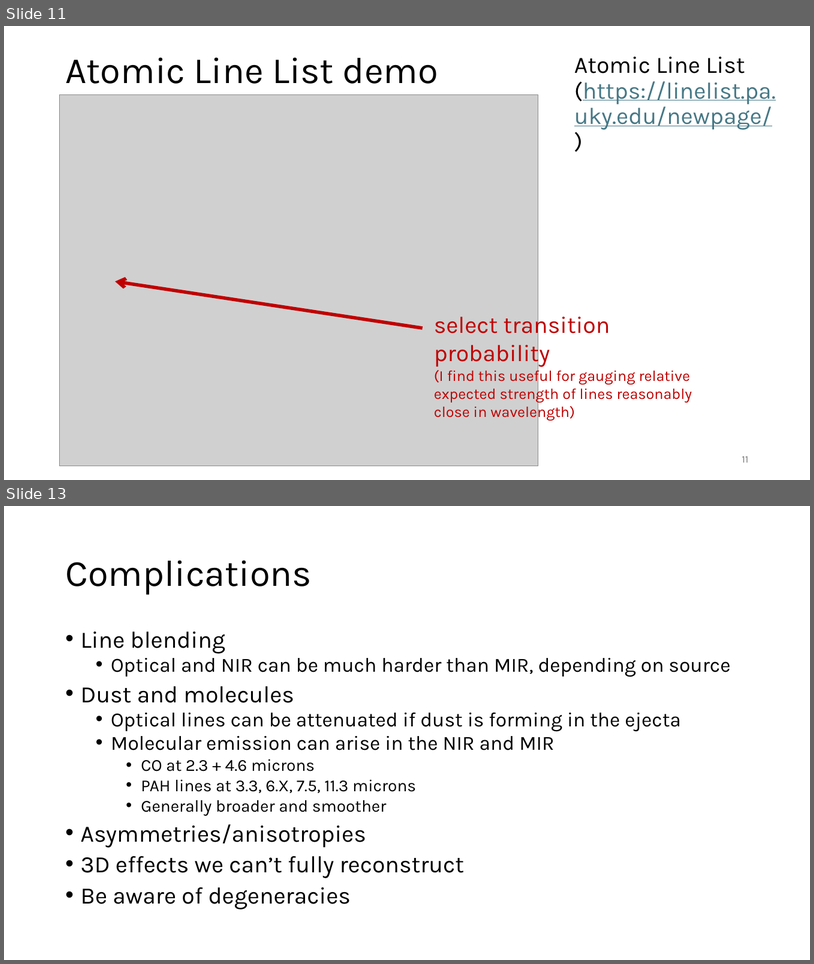
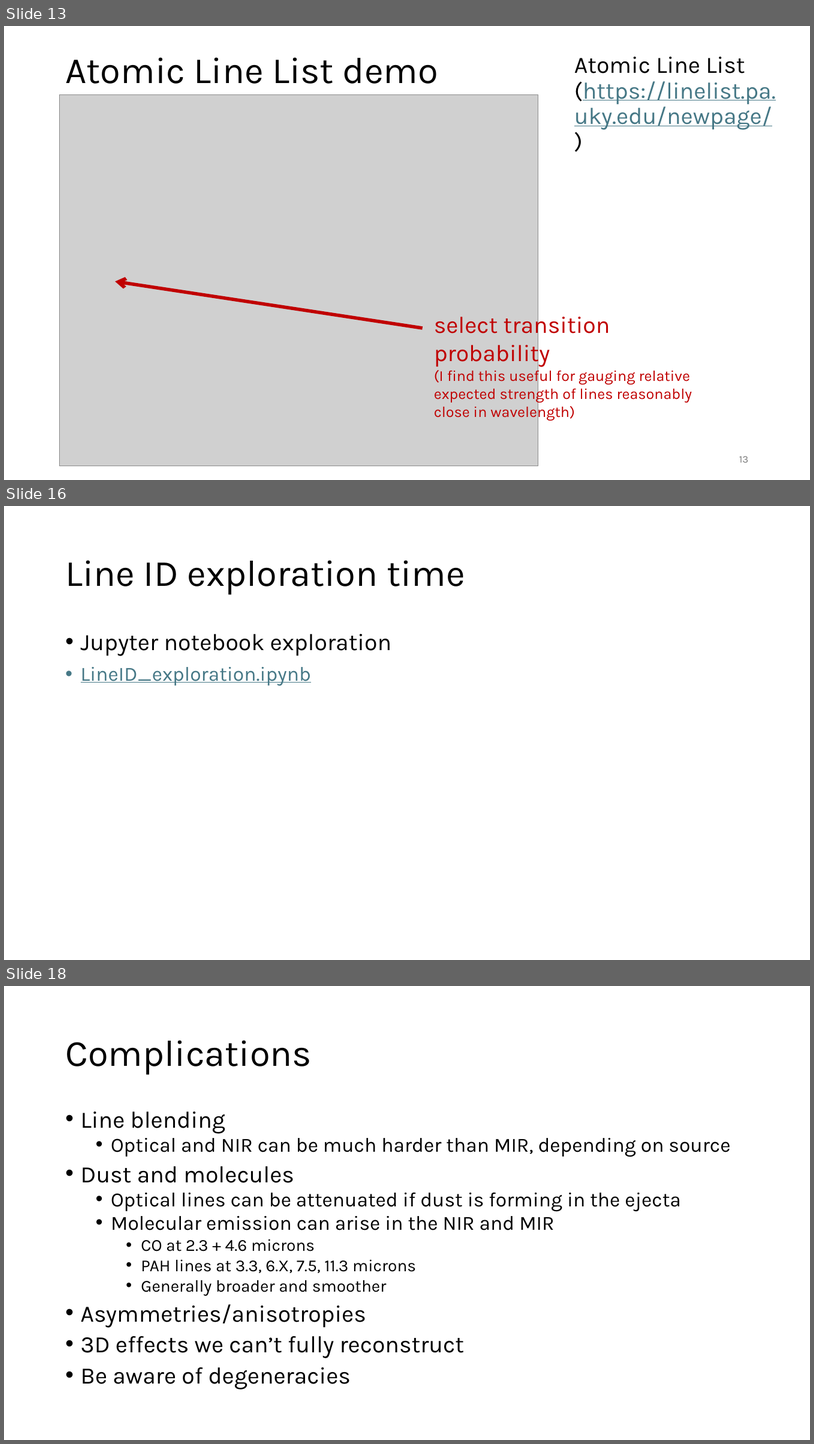
Before and after one commit to lindseykwok/AstroNuc2026_practical_session, a slide deck: practical_session_slides.pptx. Shown one above the other, each under a label of ours: slides 11 and 13 before the commit, slides 13, 16 and 18 after it; the slides between them are not shown. The pictures are 814x964 and 814x1444 pixels, drawn with LibreOffice and Linux fonts; fonts in the diff are those of the drawing; grey boxes stand for pictures. Boxes give left, top, right and bottom in pixels: in the first picture for what was removed or moved away, otherwise in the second. Text is boxed around its words. In the diff, an @@ line names an element or a change of style, - is before the commit and + after.

Commit message:
Updated slides and notebooks

```diff
--- a/practical_session_slides.pptx
+++ b/practical_session_slides.pptx
@@ slide 16 added at [4,506,810,960], background #FFFFFF @@
@@ title added at [65,560,465,595], 44 pt, text #000000 @@
+Line ID exploration time
@@ text added at [81,634,392,685], 28 pt, text #000000 @@
+• Jupyter notebook exploration
+• LineID_exploration.ipynb
@@ what was slide 11 is now slide 13 @@
@@ page number at [740,456,749,462]: text changed @@
-11
+13
@@ what was slide 13 is now slide 18 @@
```
Also in this commit, not shown: 2 slides changed, 5 other slides added, 1 slide removed, 2 other files.
